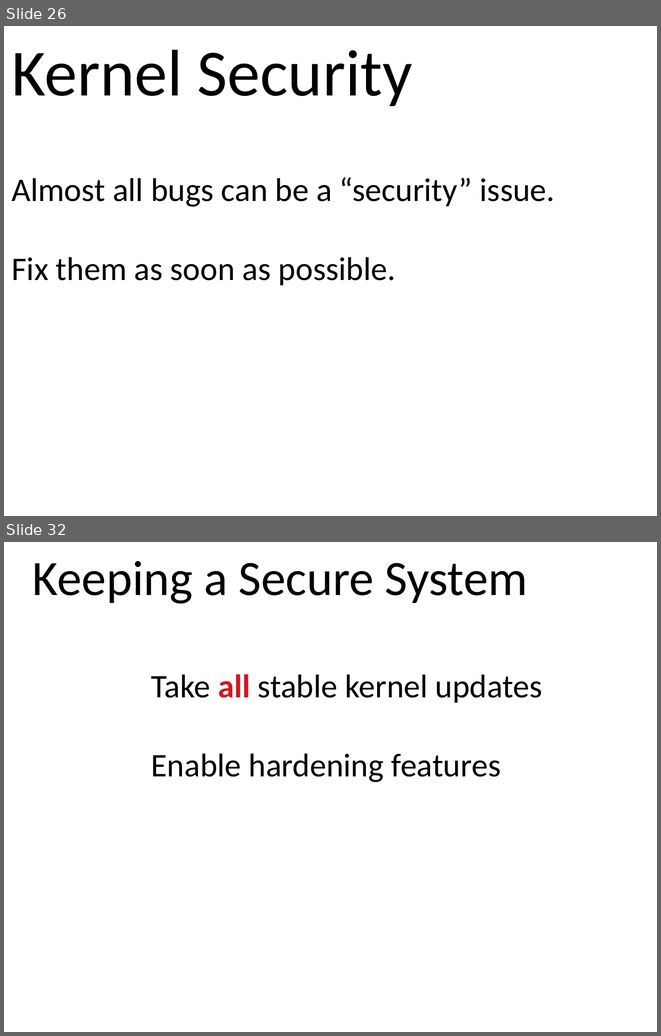
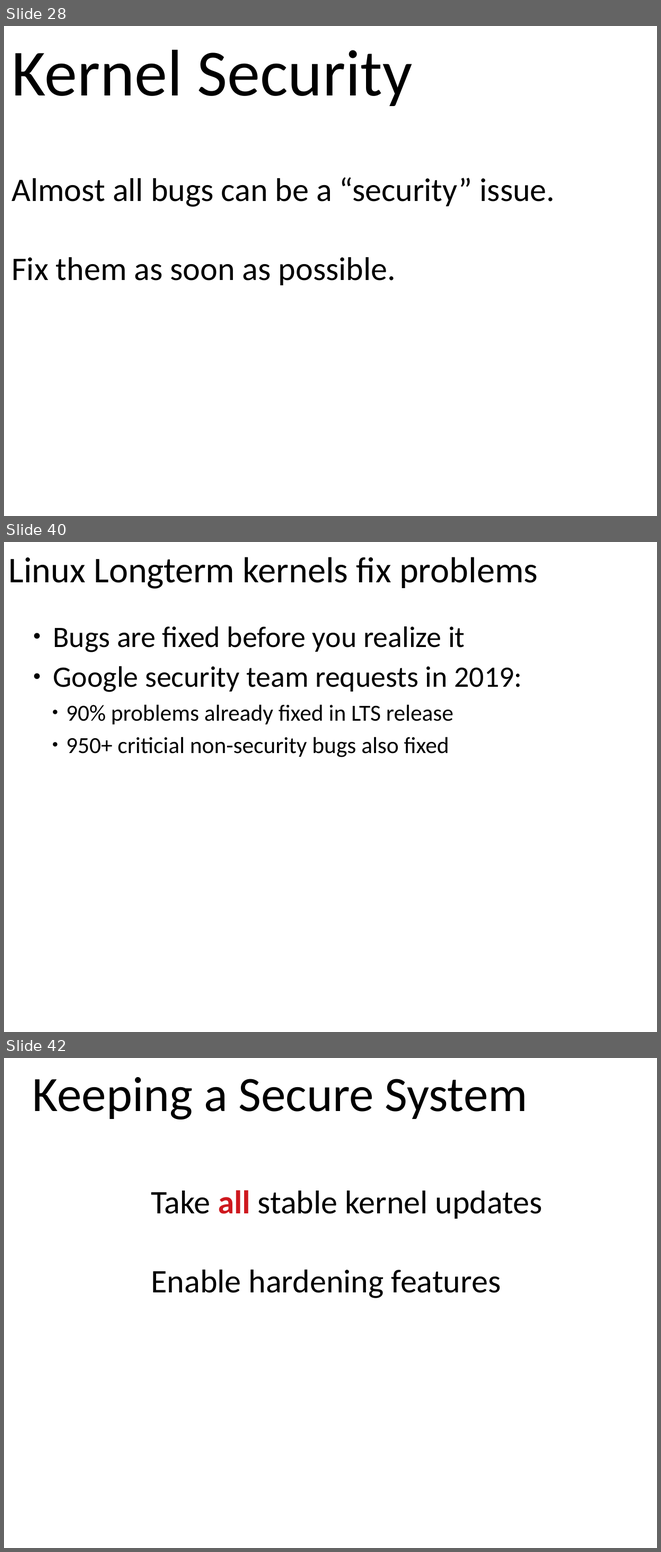
Before and after one commit to gregkh/presentation-release-model, a slide deck: release-model.odp. Shown one above the other, each under a label of ours: slides 26 and 32 before the commit, slides 28, 40 and 42 after it; the slides between them are not shown. The pictures are 661x1036 and 661x1552 pixels, drawn with LibreOffice and Linux fonts; fonts in the diff are those of the drawing. Boxes give left, top, right and bottom in pixels: in the first picture for what was removed or moved away, otherwise in the second. Text is boxed around its words. In the diff, an @@ line names an element or a change of style, - is before the commit and + after.

```diff
--- a/release-model.odp
+++ b/release-model.odp
@@ slide 40 added at (4, 542, 657, 1032), background #FFFFFF @@
@@ text added at (8, 557, 538, 589), 44 pt, text #000000 @@
+Linux Longterm kernels fix problems
@@ text added at (53, 626, 522, 757), 28 pt, text #000000 @@
+● Bugs are fixed before you realize it
+● Google security team requests in 2019:
+    ● 90% problems already fixed in LTS release
+    ● 950+ criticial non-security bugs also fixed
@@ what was slide 26 is now slide 28 @@
@@ what was slide 32 is now slide 42 @@
```
Also in this commit, not shown: 11 slides changed, 10 other slides added, 1 slide removed, 1 other file.
